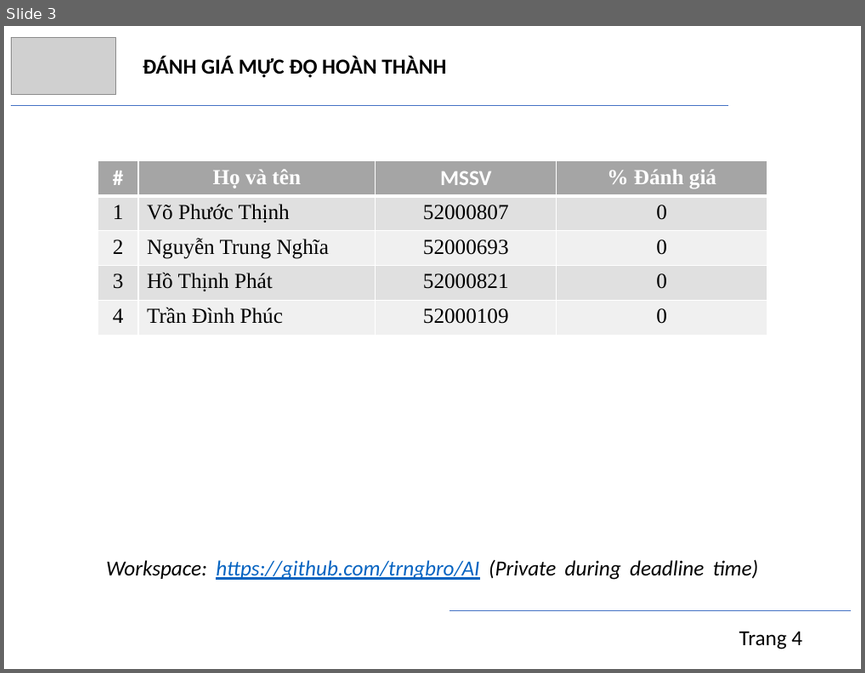
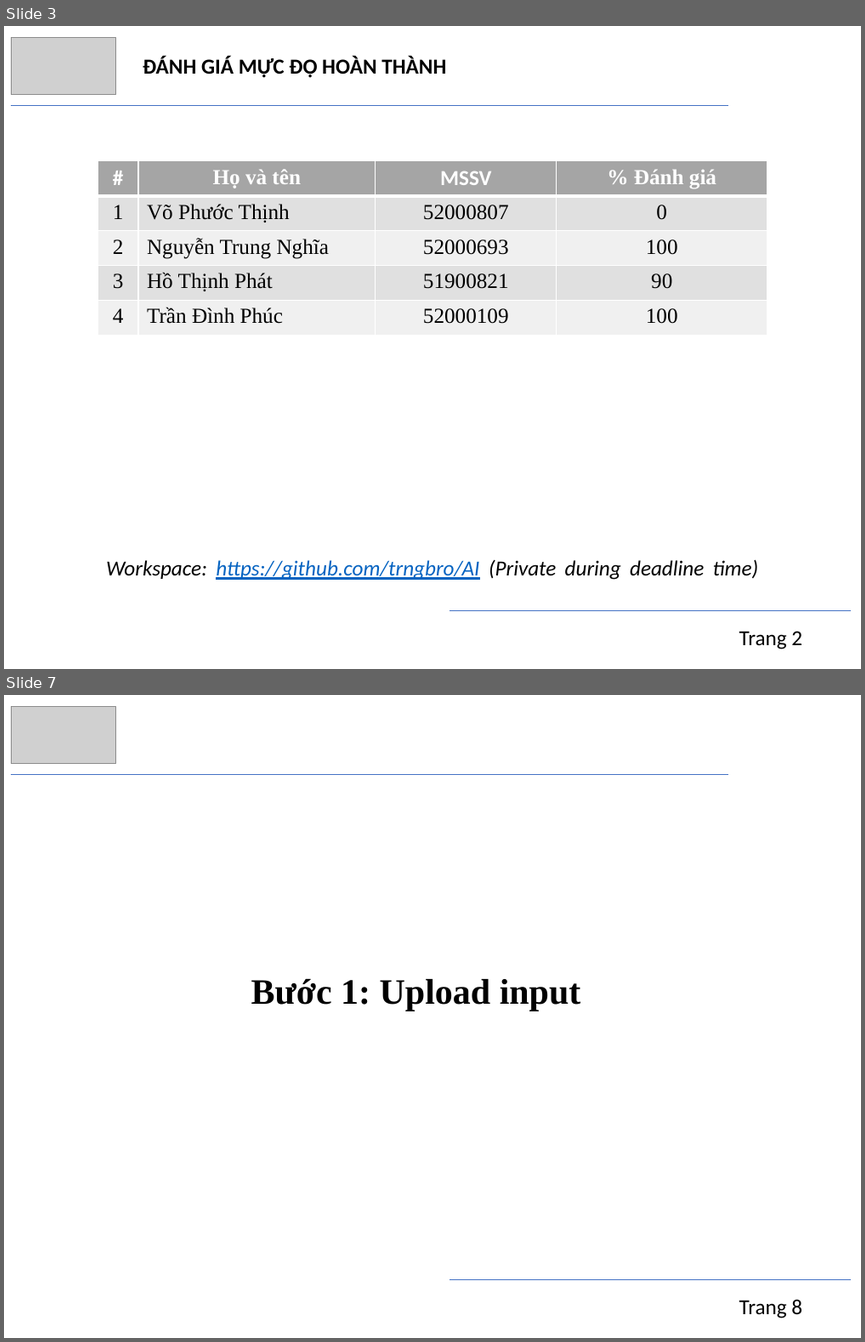
Before and after one commit to trngbro/AI, a slide deck: present/progress/presentation.pptx. Shown one above the other, each under a label of ours: slide 3 before the commit, slides 3 and 7 after it; the slides between them are not shown. The pictures are 865x673 and 865x1342 pixels, drawn with LibreOffice and Linux fonts; fonts in the diff are those of the drawing; grey boxes stand for pictures. Boxes give left, top, right and bottom in pixels: in the first picture for what was removed or moved away, otherwise in the second. Text is boxed around its words. In the diff, an @@ line names an element or a change of style, - is before the commit and + after.

```diff
--- a/present/progress/presentation.pptx
+++ b/present/progress/presentation.pptx
@@ slide 7 added at (4,695,861,1338), background #FFFFFF @@
@@ picture added at (11,706,115,764) @@
@@ line added from (11, 775) to (728, 775), #4472C4 0.5 pt @@
@@ text added at (251,978,581,1011), 30 pt, text #000000, bold @@
+Bước 1: Upload input
@@ line added from (449, 1279) to (851, 1279), #4472C4 0.5 pt @@
@@ text added at (739,1299,802,1318), 18 pt, text #000000 @@
+Trang 8
@@ slide 3 changed as well @@
@@ table at (98,161,766,335) @@
-row 3, column 4: 0
+row 3, column 4: 100
-row 4, column 3: 52000821
+row 4, column 3: 51900821
-row 4, column 4: 0
+row 4, column 4: 90
-row 5, column 4: 0
+row 5, column 4: 100
@@ text at (739,630,802,649): text changed @@
-Trang 4
+Trang 2
```
Also in this commit, not shown: 3 other slides changed, 17 other slides added, 1 other file.
